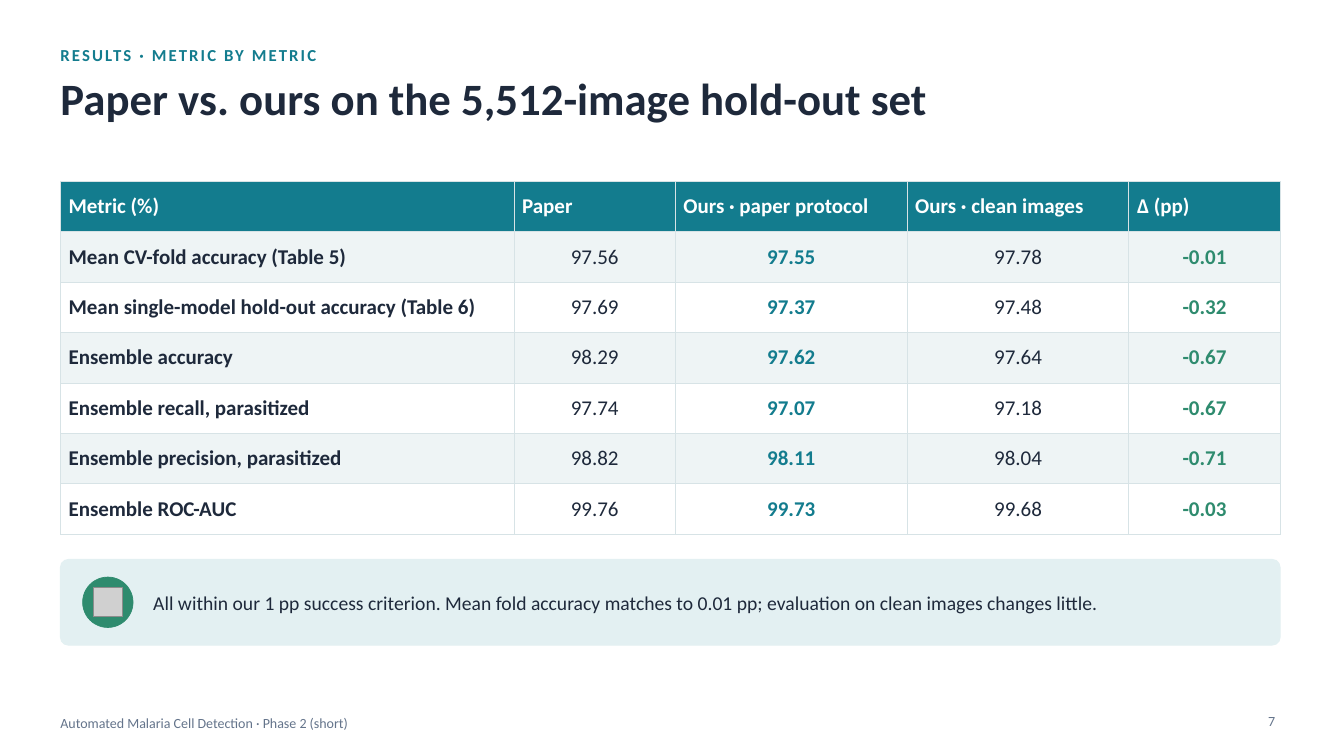
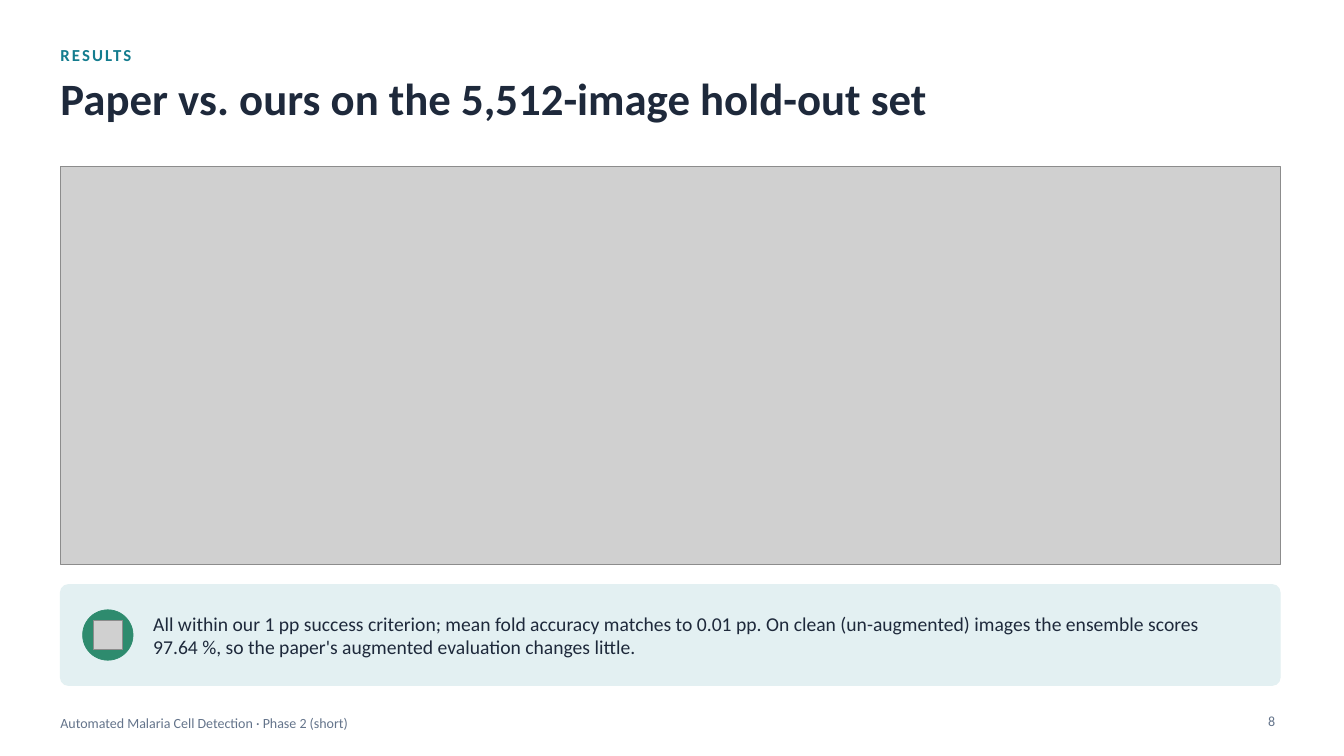
Before and after one commit to amathziah/malaria-detection, a slide deck: slide 8 of slides/Malaria_Phase2_Short.pptx (slide 7 before the commit). Drawn at 1344x756 pixels with LibreOffice and Linux fonts; fonts in the diff are those of the drawing; grey boxes stand for pictures. Boxes give left, top, right and bottom in pixels: in the first picture for what was removed or moved away, otherwise in the second. Text is boxed around its words. In the diff, an @@ line names an element or a change of style, - is before the commit and + after.

Commit message:
Slides: graphs for every result, metrics primer, PDF copies
- Every chart is now an image, so graphs show in any viewer (phone and
  quick-look previews could not render the native PowerPoint charts)
- New graphs: paper vs. ours on 8 metrics, distance from the paper per
  metric, per-fold accuracy, training curves, ROC, time per fold,
  speed-ups; new "How to read the metrics" slide in both decks
- Long deck 31 slides, short deck 13 slides; PDF copies exported from
  PowerPoint so GitHub can preview them
- Guide: speed-up figure and text use the paper's mean of 4 h 46 min
  per fold and our mean of 11.3 min

```diff
--- a/slides/Malaria_Phase2_Short.pptx
+++ b/slides/Malaria_Phase2_Short.pptx
@@ text at [224, 50, 244, 61]: text changed @@
-RESULTS · METRIC BY METRIC
+RESULTS
@@ picture added at [60, 166, 1280, 565] @@
@@ table removed at [60, 181, 1280, 520], 7 rows, 5 columns @@
-Metric (%) | Paper | Ours · paper protocol | Ours · clean images | Δ (pp)
-Mean CV-fold accuracy (Table 5) | 97.56 | 97.55 | 97.78 | -0.01
-Mean single-model hold-out accuracy (Table 6) | 97.69 | 97.37 | 97.48 | -0.32
-Ensemble accuracy | 98.29 | 97.62 | 97.64 | -0.67
-Ensemble recall, parasitized | 97.74 | 97.07 | 97.18 | -0.67
-Ensemble precision, parasitized | 98.82 | 98.11 | 98.04 | -0.71
-Ensemble ROC-AUC | 99.76 | 99.73 | 99.68 | -0.03
@@ rounded rectangle: place and size @@
-rounded rectangle at [60, 560, 1280, 645]
+rounded rectangle at [60, 585, 1280, 686]
@@ rounded rectangle at [60, 585, 1280, 686]: proportions changed @@
@@ ellipse: place and size @@
-ellipse at [83, 577, 133, 627]
+ellipse at [83, 610, 133, 660]
@@ picture: place and size @@
-picture at [94, 588, 123, 617]
+picture at [94, 621, 123, 650]
@@ text at [153, 617, 1198, 658]: text changed @@
-All within our 1 pp success criterion. Mean fold accuracy matches to 0.01 pp; evaluation on clean images changes little.
+All within our 1 pp success criterion; mean fold accuracy matches to 0.01 pp. On clean (un-augmented) images the ensemble scores 97.64 %, so the paper's augmented evaluation changes little.
@@ page number at [1268, 716, 1275, 726]: text changed @@
-7
+8
```
Also in this commit, not shown: 2 other slides changed, 2 slides added, 23 other files.
